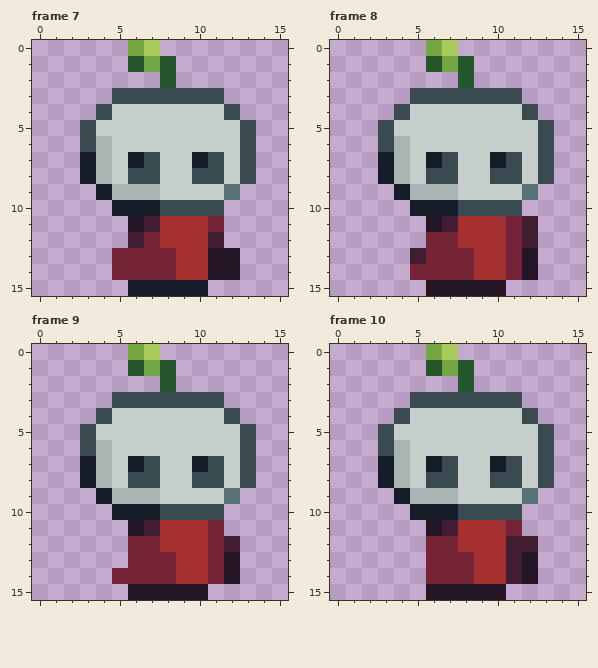
Two versions of one pixel-art file, Alzey2025/Assets/Sprites/raw/Player.aseprite. The first picture shows the starting point.
16x16 pixels, 13 frames. Shown: frame 7, frame 8, frame 9, frame 10. The commit also changed other frames, which this record leaves out.
Now the later version:
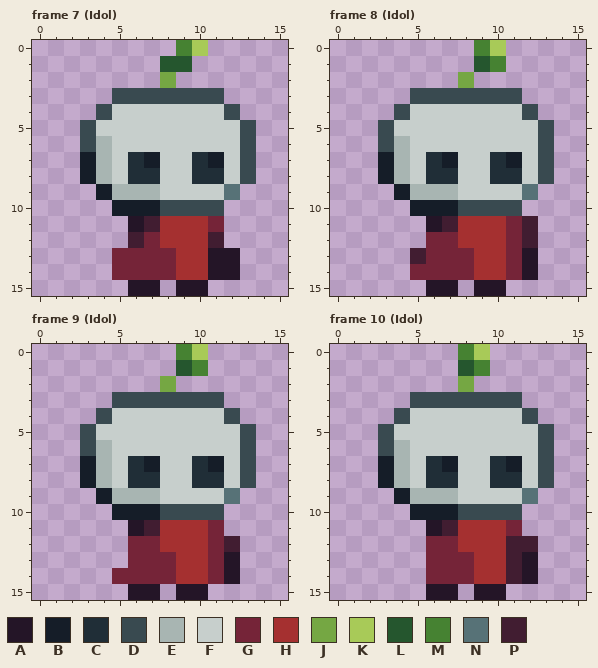
Palette (. is transparent): A #241527  B #151d28  C #202e37  D #394a50  E #a8b5b2  F #c7cfcc  G #752438  H #a53030  J #75a743  K #a8ca58  L #25562e  M #468232  N #577277  P #411d31
Edits made:
Frame 7 (Idol):
y 0: x 6..7 JK -> ..; x 9..10 .. -> MK
y 1: x 6..7 LJ -> ..; x 9 . -> L
y 2: x 8 L -> J
y 7: x 6..7 BD -> CB; x 10..11 BD -> CB
y 8: x 6..7 DD -> CC; x 10..11 DD -> CC
y 15: x 6..10 BBBBB -> AA.AA
Frame 8 (Idol):
y 0: x 6..7 JK -> ..; x 9..10 .. -> MK
y 1: x 6..10 LJL.. -> ...LM
y 2: x 8 L -> J
y 7: x 6..7 BD -> CB; x 10..11 BD -> CB
y 8: x 6..7 DD -> CC; x 10..11 DD -> CC
y 15: x 8 A -> .
Frame 9 (Idol): the same change as frame 8 (Idol)
Frame 10 (Idol):
y 0: x 6..9 JK.. -> ..MK
y 1: x 6..7 LJ -> ..; x 9 . -> M
y 2: x 8 L -> J
y 7: x 6..7 BD -> CB; x 10..11 BD -> CB
y 8: x 6..7 DD -> CC; x 10..11 DD -> CC
y 15: x 8 A -> .
